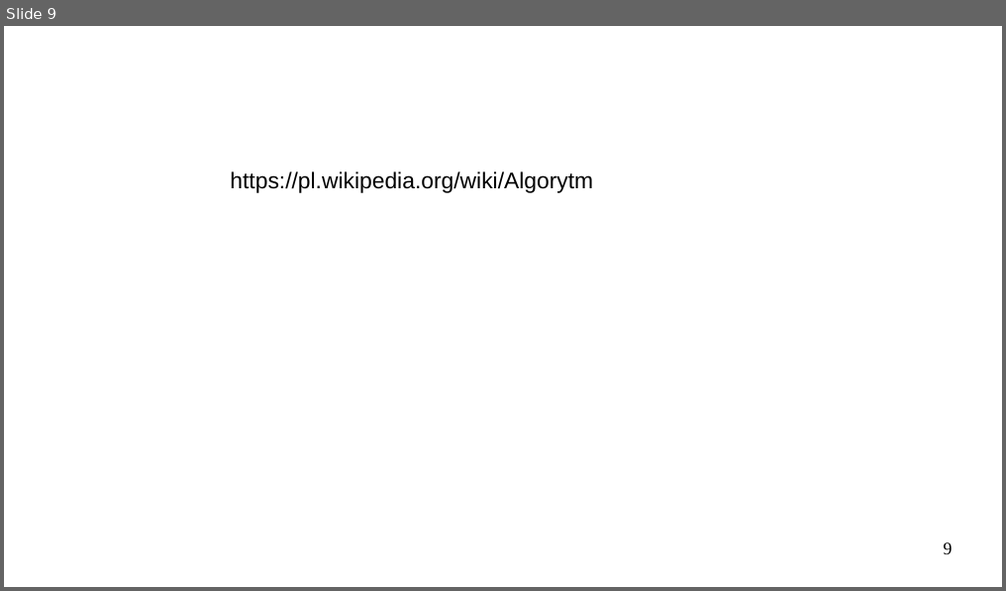
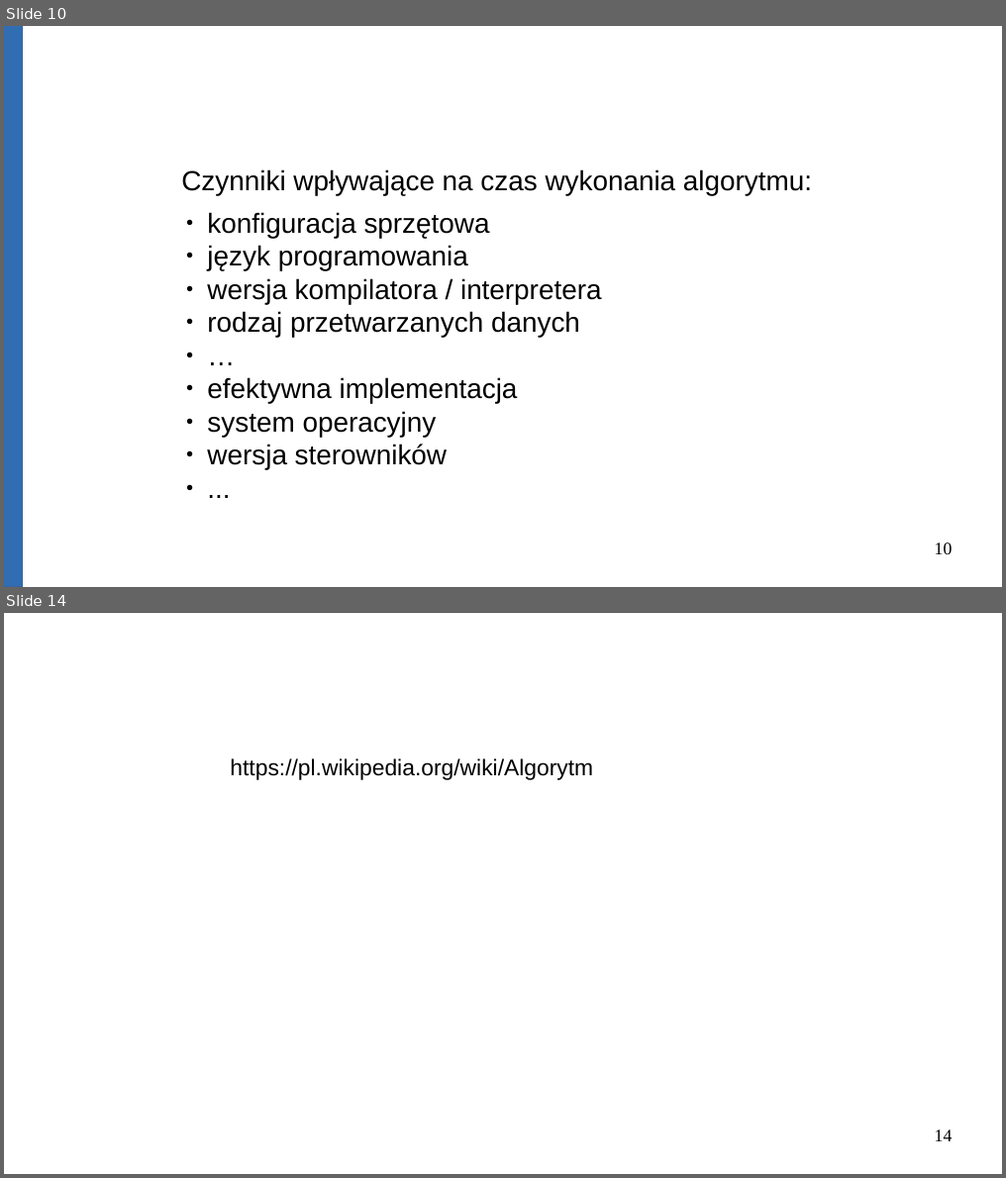
Before and after one commit to Michael-Wisniewski/algorithmic-workshop, a slide deck: gotowa.odp. Shown one above the other, each under a label of ours: slide 9 before the commit, slides 10 and 14 after it; the slides between them are not shown. The pictures are 1006x591 and 1006x1178 pixels, drawn with LibreOffice and Linux fonts; fonts in the diff are those of the drawing. Boxes give left, top, right and bottom in pixels: in the first picture for what was removed or moved away, otherwise in the second. Text is boxed around its words. In the diff, an @@ line names an element or a change of style, - is before the commit and + after.

Commit message:
Update presentation.

```diff
--- a/gotowa.odp
+++ b/gotowa.odp
@@ slide 10 added at bbox=[4, 26, 1002, 587], background #FFFFFF @@
@@ rectangle added at bbox=[4, 26, 22, 587], fill #306DB3, outline #3465A4 0 pt @@
@@ text added at bbox=[181, 170, 812, 195], 22 pt, text #000000 @@
+Czynniki wpływające na czas wykonania algorytmu:
@@ text added at bbox=[207, 212, 601, 470], 22 pt, text #000000 @@
+● konfiguracja sprzętowa
+● język programowania
+● wersja kompilatora / interpretera
+● rodzaj przetwarzanych danych
+● …
+● efektywna implementacja
+● system operacyjny
+● wersja sterowników
+● ...
@@ page number added at bbox=[935, 543, 952, 555], 14 pt, text #000000 @@
+10
@@ what was slide 9 is now slide 14 @@
@@ page number at bbox=[935, 1130, 952, 1142]: text changed @@
-9
+14
```
Also in this commit, not shown: 3 slides changed, 5 other slides added, 1 slide removed, 1 other file.
